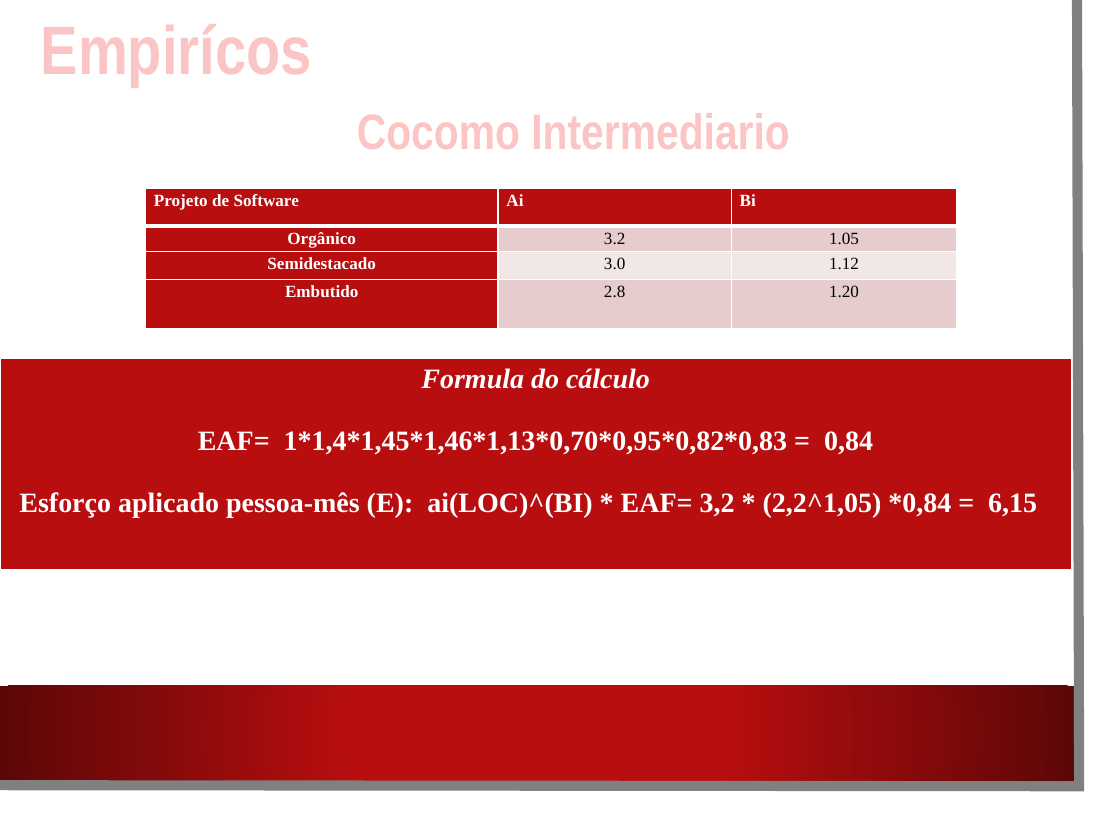
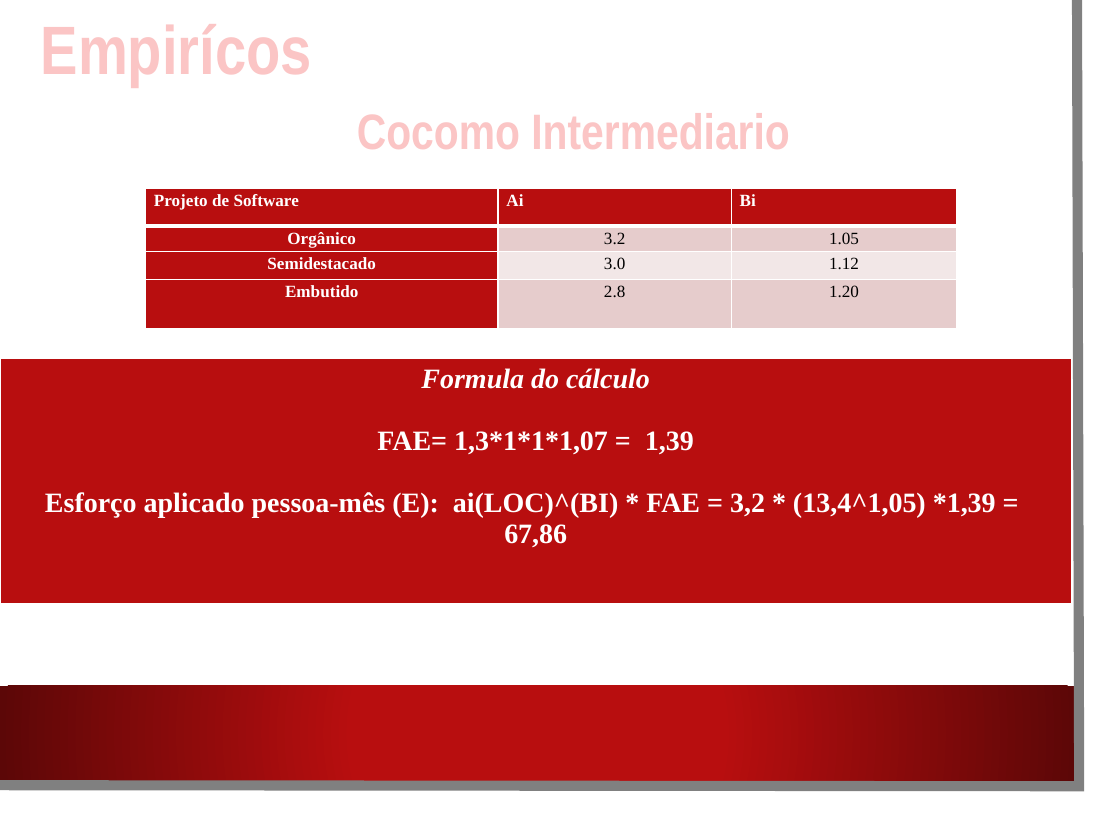
Before and after one commit to CarlitonPedrosa/Lan-House---Projeto, a slide deck: slide 14 of Trabalho.pptx. Drawn at 1120x840 pixels with LibreOffice and Linux fonts; fonts in the diff are those of the drawing; background and template pictures are left out. Boxes give left, top, right and bottom in pixels: in the first picture for what was removed or moved away, otherwise in the second. Text is boxed around its words. In the diff, an @@ line names an element or a change of style, - is before the commit and + after.

```diff
--- a/Trabalho.pptx
+++ b/Trabalho.pptx
@@ table at [0, 358, 1072, 605] @@
-row 1, column 1: Formula do cálculo / EAF= 1*1,4*1,45*1,46*1,13*0,70*0,95*0,82*0,83 = 0,84 / Esforço aplicado pessoa-mês (E): ai(LOC)^(BI) * EAF= 3,2 * (2,2^1,05) *0,84 = 6,15
+row 1, column 1: Formula do cálculo / FAE= 1,3*1*1*1,07 = 1,39 / Esforço aplicado pessoa-mês (E): ai(LOC)^(BI) * FAE = 3,2 * (13,4^1,05) *1,39 = 67,86
```
Also in this commit, not shown: 1 other slide changed, 1 slide added, 1 slide removed, 2 other files.
